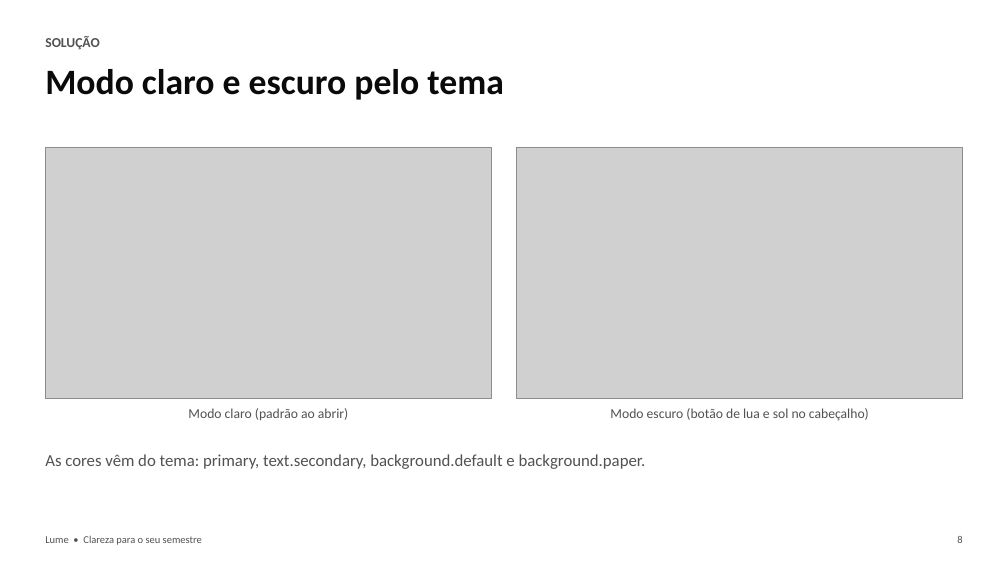
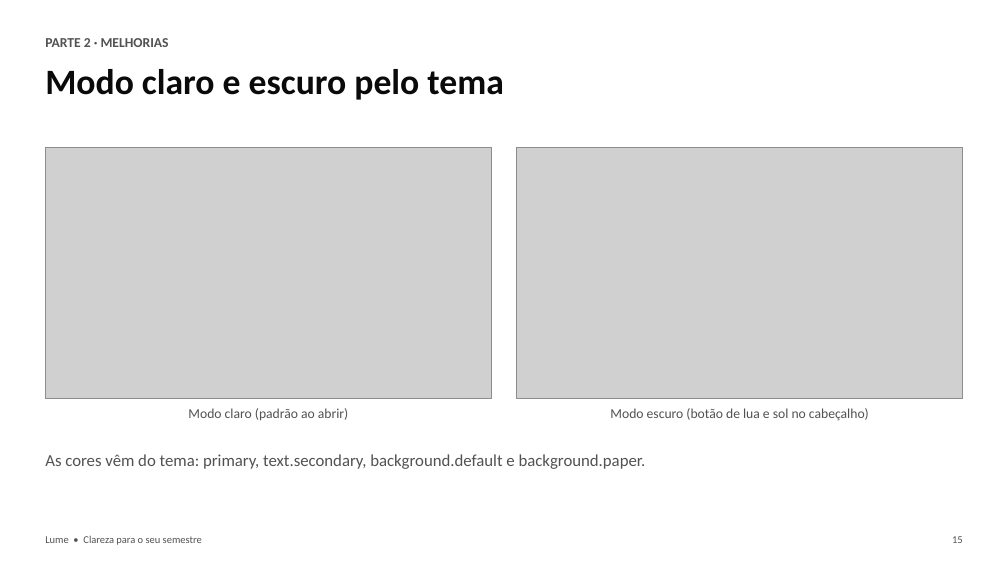
Before and after one commit to Tavimmm21/educonnect, a slide deck: slide 15 of entrega/Lume-Apresentacao-do-projeto.pptx (slide 8 before the commit). Drawn at 1008x567 pixels with LibreOffice and Linux fonts; fonts in the diff are those of the drawing; grey boxes stand for pictures. Boxes give left, top, right and bottom in pixels: in the first picture for what was removed or moved away, otherwise in the second. Text is boxed around its words. In the diff, an @@ line names an element or a change of style, - is before the commit and + after.

```diff
--- a/entrega/Lume-Apresentacao-do-projeto.pptx
+++ b/entrega/Lume-Apresentacao-do-projeto.pptx
@@ text at (45,38,169,47): text changed @@
-SOLUÇÃO
+PARTE 2 · MELHORIAS
@@ text at (952,536,963,543): text changed @@
-8
+15
```
Also in this commit, not shown: 8 other slides changed, 13 slides added, 6 slides removed, 8 other files.
